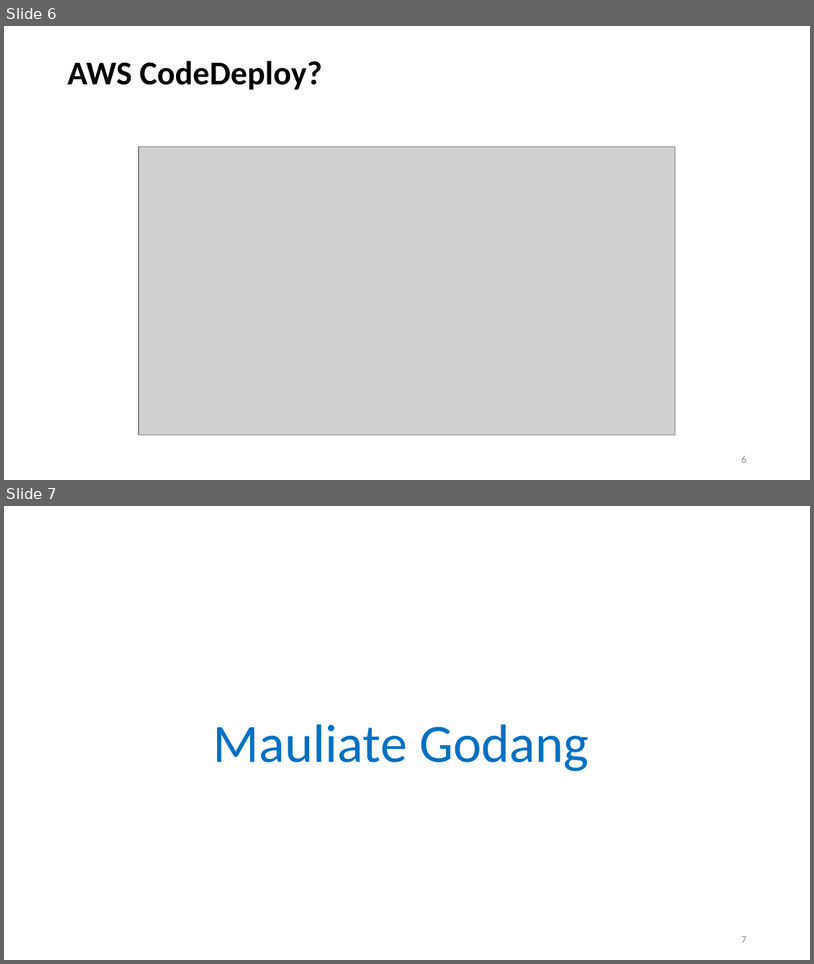
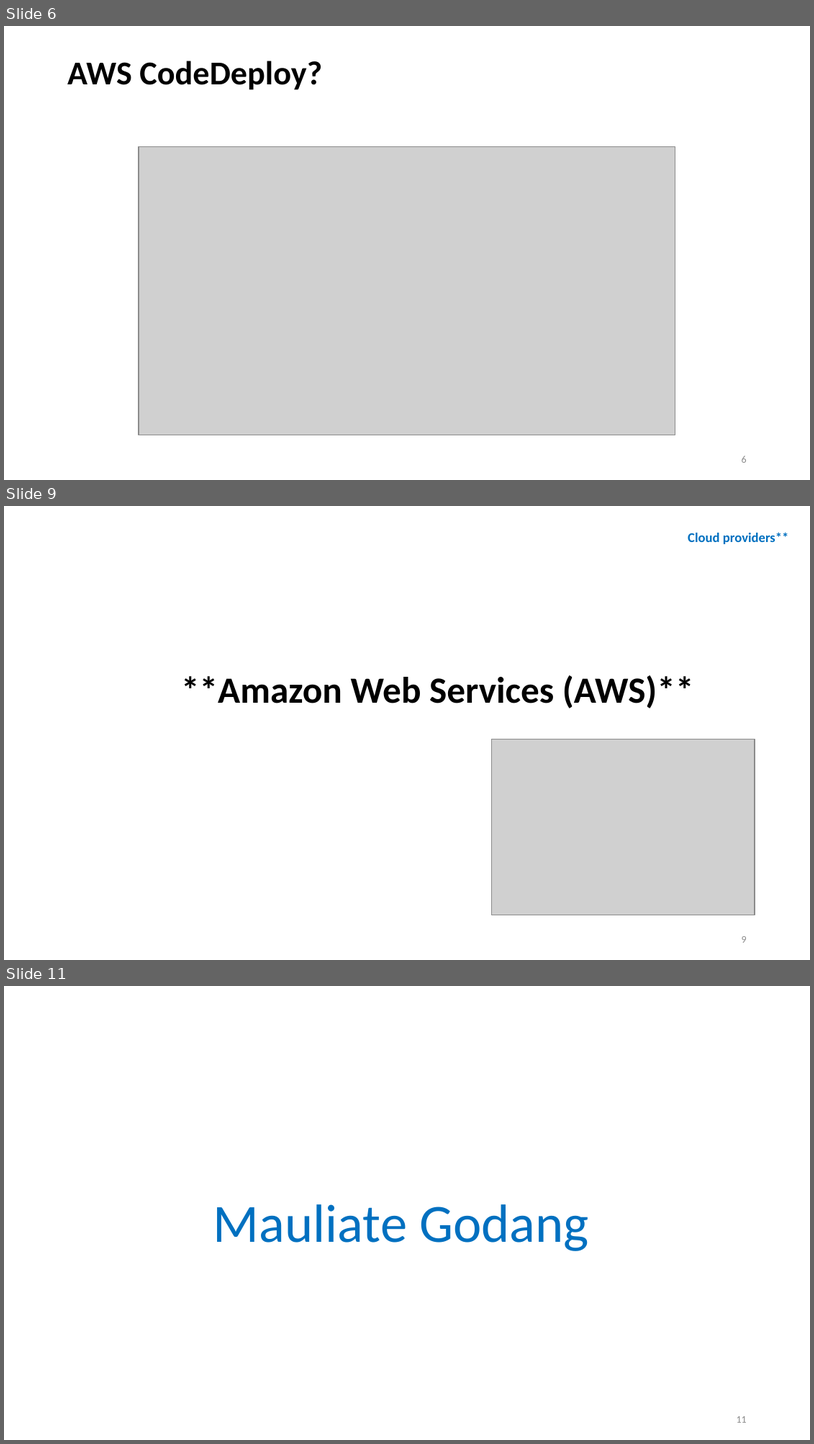
Before and after one commit to amelcharolinesgn2/ClouD-Infrastructure-SISKA-2025, a slide deck: Cource_LAB_AWS_3_AWS-cloud-platform.pptx. Shown one above the other, each under a label of ours: slides 6 and 7 before the commit, slides 6, 9 and 11 after it; the slides between them are not shown. The pictures are 814x964 and 814x1444 pixels, drawn with LibreOffice and Linux fonts; fonts in the diff are those of the drawing; grey boxes stand for pictures. Boxes give left, top, right and bottom in pixels: in the first picture for what was removed or moved away, otherwise in the second. Text is boxed around its words. In the diff, an @@ line names an element or a change of style, - is before the commit and + after.

```diff
--- a/Cource_LAB_AWS_3_AWS-cloud-platform.pptx
+++ b/Cource_LAB_AWS_3_AWS-cloud-platform.pptx
@@ slide 9 added at <box>4,506,810,960</box>, background #FFFFFF @@
@@ text added at <box>688,532,790,544</box>, 12 pt, text #0070C0, bold @@
+Cloud providers**
@@ title added at <box>181,675,694,708</box>, 33 pt, text #000000, bold @@
+**Amazon Web Services (AWS)**
@@ picture added at <box>492,739,755,915</box> @@
@@ page number added at <box>742,936,747,942</box>, 9 pt, text #8C8C8C @@
+9
@@ what was slide 7 is now slide 11 @@
@@ page number at <box>737,1416,747,1422</box>: text changed @@
-7
+11
```
Also in this commit, not shown: 1 slide changed, 3 other slides added, 4 other files.
